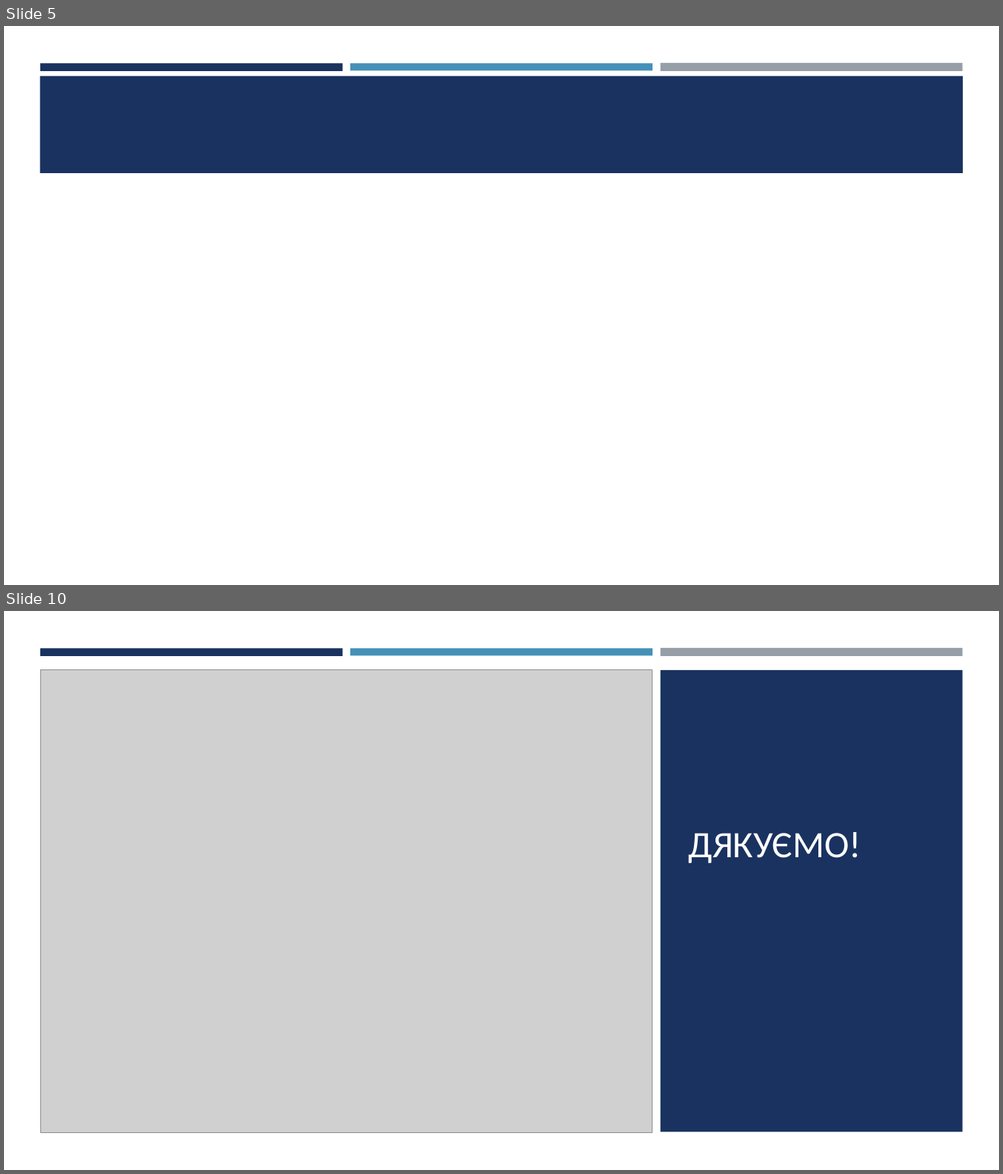
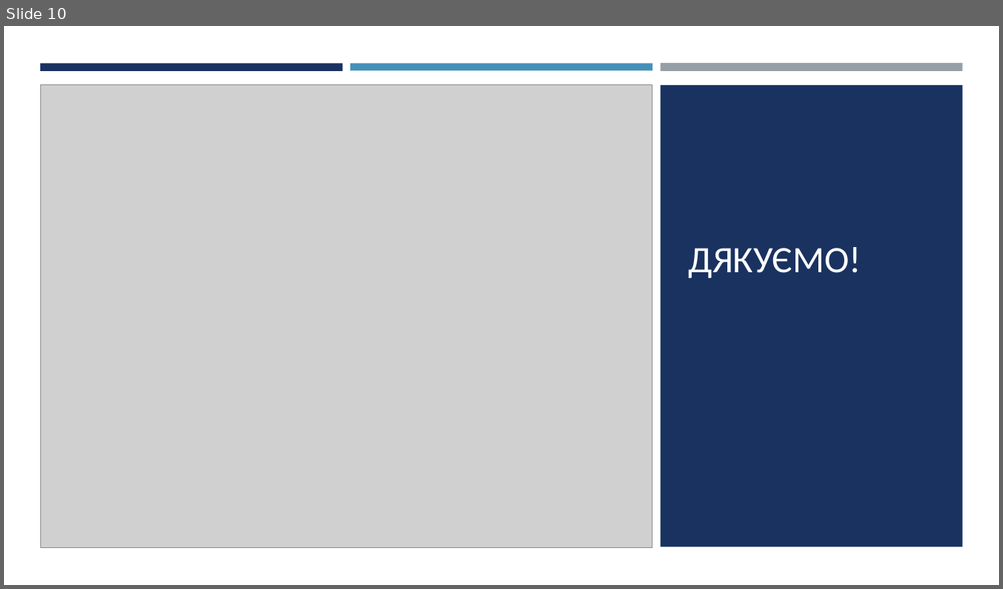
Before and after one commit to Romchyk-S/Course_work_112, a slide deck: Презентація.pptx. Shown one above the other, each under a label of ours: slides 5 and 10 before the commit, slide 10 after it; the slides between them are not shown. The pictures are 1003x1174 and 1003x589 pixels, drawn with LibreOffice and Linux fonts; fonts in the diff are those of the drawing; grey boxes stand for pictures. Boxes give left, top, right and bottom in pixels: in the first picture for what was removed or moved away, otherwise in the second. Text is boxed around its words. In the diff, an @@ line names an element or a change of style, - is before the commit and + after.

```diff
--- a/Презентація.pptx
+++ b/Презентація.pptx
@@ slide 5 removed at (x1=4, y1=26, x2=999, y2=585), background #FFFFFF @@
@@ rectangle removed at (x1=40, y1=63, x2=343, y2=70) @@
@@ rectangle removed at (x1=350, y1=63, x2=652, y2=70) @@
@@ rectangle removed at (x1=660, y1=63, x2=962, y2=72) @@
@@ rectangle removed at (x1=40, y1=76, x2=963, y2=173) @@
```
Also in this commit, not shown: 6 slides changed, 3 slides added, 2 other slides removed, 1 other file.
